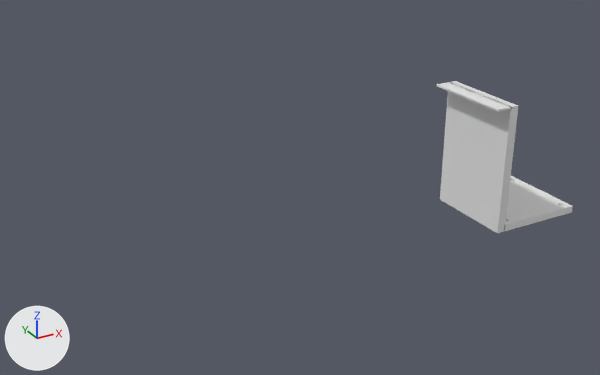
The Blender file 3D-Modeling/F1Tenth-Prototype.blend, before and after one commit.
One viewpoint serves both versions: a 50 mm lens placed at (-311.0, -320.0, 197.0), pointed at (-127.0, 13.0, 31.0). Every picture has the same lights, and +X, +Y and +Z are marked at lower left. The picture after the commit comes second.
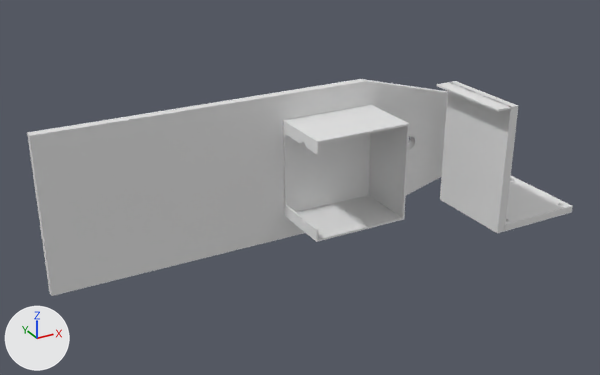
The newer file is also turned or shifted as a whole; pictures and numbers use the older file's frame.

What changed in the scene script:
```text
Add ob_lidar_holder:
    ob_lidar_holder = bpy.data.objects.new('Lidar holder', me_cube_007.copy())  # the mesh of ob_lidar_holder
    ob_lidar_holder.location = (-100.0, 10.5, 33.5)
    ob_lidar_holder.rotation_euler = (1.571, 0.0, 0.0)  # degrees (90, 0, 0)
    ob_lidar_holder.scale = (26.5, 26.5, 22.5)
Add ob_top_plate:
    ob_top_plate = bpy.data.objects.new('top plate', me_cube_005.copy())  # the mesh of ob_top_plate
    ob_top_plate.location = (-125.0, 33.5, 33.5)
    ob_top_plate.rotation_euler = (1.571, 0.0, 0.0)  # degrees (90, 0, 0)
    ob_top_plate.scale = (105.0, 40.0, 1.0)
```

Where the change shows, as pixel boxes [x1, y1, x2, y2] in the pictures (600 x 375 px):
'top plate', added: after [27, 79, 448, 296]
'Lidar holder', added: after [283, 105, 410, 242]
